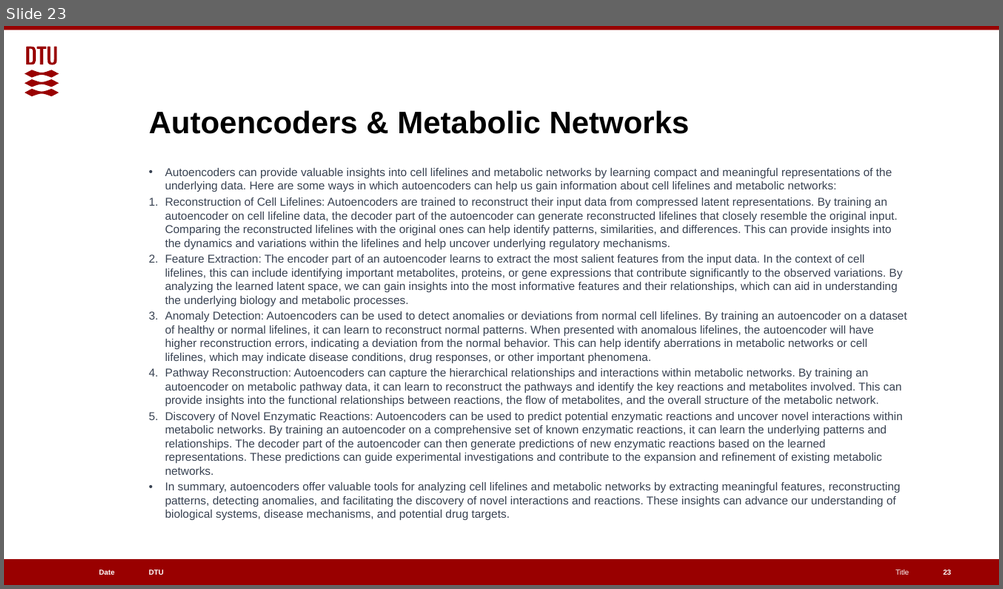
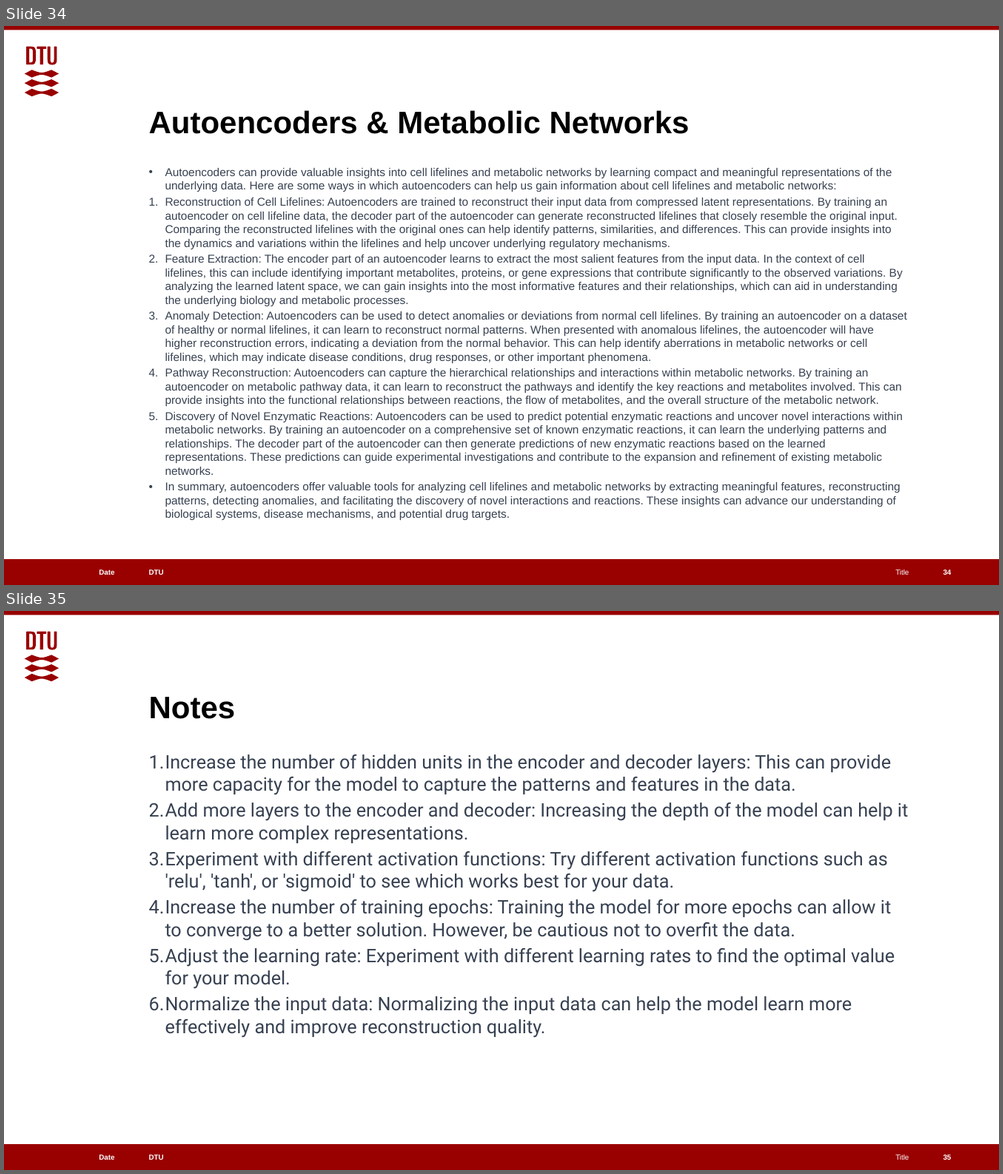
Before and after one commit to EGpineapples/Cell-Lifelines-Autoencoder, a slide deck: Classifying Metabolic Fluxes.pptx. Shown one above the other, each under a label of ours: slide 23 before the commit, slides 34 and 35 after it. The pictures are 1003x589 and 1003x1174 pixels, drawn with LibreOffice and Linux fonts; fonts in the diff are those of the drawing. Boxes give left, top, right and bottom in pixels: in the first picture for what was removed or moved away, otherwise in the second. Text is boxed around its words. In the diff, an @@ line names an element or a change of style, - is before the commit and + after.

```diff
--- a/Classifying Metabolic Fluxes.pptx
+++ b/Classifying Metabolic Fluxes.pptx
@@ slide 35 added at (4,611,999,1170), background #FFFFFF; not listed: 6 template elements that a slide beside it also shows @@
@@ title added at (149,697,236,719), 30 pt, text #000000, bold @@
+Notes
@@ text added at (149,755,908,1038), 18 pt, text #374151 @@
+1. Increase the number of hidden units in the encoder and decoder layers: This can provide more capacity for the model to capture the patterns and features in the data.
+2. Add more layers to the encoder and decoder: Increasing the depth of the model can help it learn more complex representations.
+3. Experiment with different activation functions: Try different activation functions such as 'relu', 'tanh', or 'sigmoid' to see which works best for your data.
+4. Increase the number of training epochs: Training the model for more epochs can allow it to converge to a better solution. However, be cautious not to overfit the data.
+5. Adjust the learning rate: Experiment with different learning rates to find the optimal value for your model.
+6. Normalize the input data: Normalizing the input data can help the model learn more effectively and improve reconstruction quality.
@@ page number added at (943,1155,951,1160), 7 pt, text #FFFFFF, bold @@
+35
@@ what was slide 23 is now slide 34 @@
@@ page number at (943,570,951,575): text changed @@
-23
+34
```
Also in this commit, not shown: 3 other slides added.
